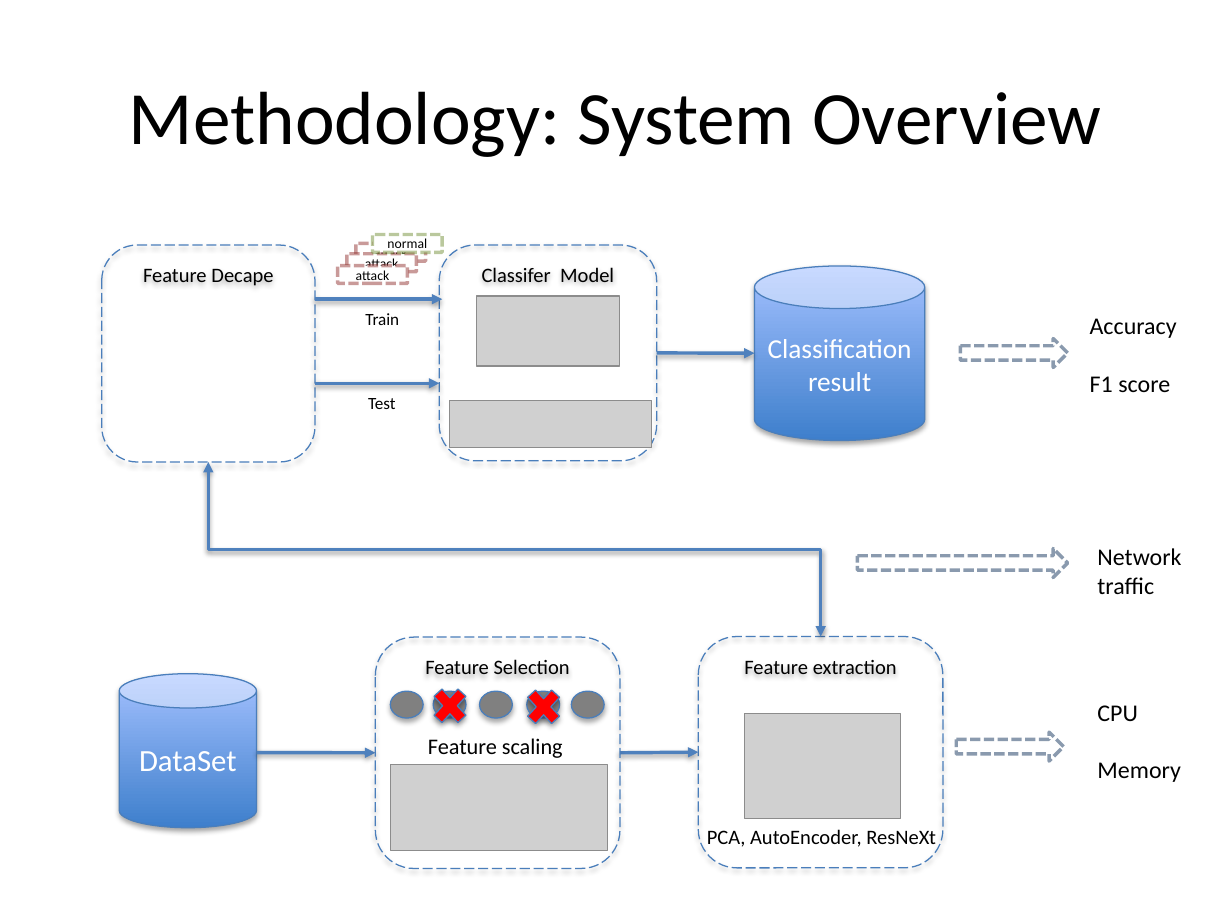
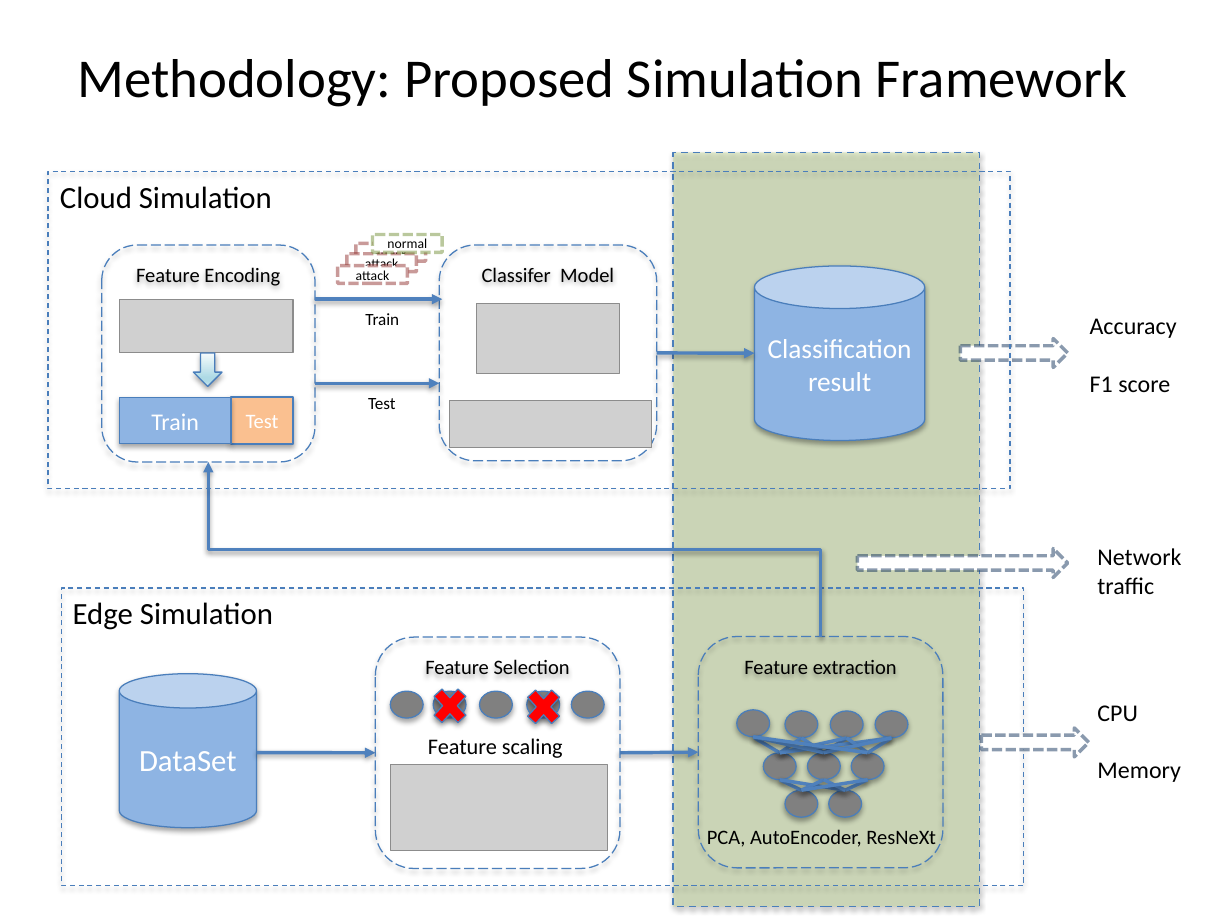
Before and after one commit to YMa10-ACS/Edge-IDS-Framework, a slide deck: slide 6 of Presentation/IoMT_IDS_Presentation.pptx. Drawn at 1232x924 pixels with LibreOffice and Linux fonts; fonts in the diff are those of the drawing; grey boxes stand for pictures. Boxes give left, top, right and bottom in pixels: in the first picture for what was removed or moved away, otherwise in the second. Text is boxed around its words. In the diff, an @@ line names an element or a change of style, - is before the commit and + after.

```diff
--- a/Presentation/IoMT_IDS_Presentation.pptx
+++ b/Presentation/IoMT_IDS_Presentation.pptx
@@ title at (77,59,1128,107): text changed; size 44 to 32 pt @@
-Methodology: System Overview
+Methodology: Proposed Simulation Framework
@@ rectangle added at (48,171,1010,489), outline #4B7EBC 0.75 pt dashed @@
@@ rectangle added at (673,153,979,907), fill #C3D69B at 50% opacity, outline #4B7EBC 1 pt dashed @@
@@ text added at (60,186,272,209), 18 pt, text #000000 @@
+Cloud Simulation
@@ text in rounded rectangle at (136,267,280,286): text changed @@
-Feature Decape
+Feature Encoding
@@ cylinder "Classification result" at (754,266,924,441): fill gradient #3F80CE to #A4C4FF to #8EB4E3 @@
@@ picture added at (120,299,293,354) @@
@@ picture: place and size @@
-picture at (477,296,620,366)
+picture at (477,303,620,373)
@@ down arrow added at (193,352,222,386), fill gradient #F6FBFC to #AEDAE5 to #C9E6EE, outline #4B7EBC 0.75 pt @@
@@ rectangle added at (120,397,232,444), fill #8EB4E3, outline #4B7EBC 0.75 pt, 14 pt, text #FFFFFF @@
+Train
@@ rounded rectangle added at (230,397,292,444), fill #FAC090, outline #4B7EBC 0.75 pt, 12 pt, text #FFFFFF @@
+Test
@@ elbow double arrow (821, 637) - (208, 462): elbow double arrow to elbow arrow @@
@@ rectangle added at (62,588,1024,886), outline #4B7EBC 0.75 pt dashed @@
@@ text added at (73,602,273,630), 18 pt, text #000000 @@
+Edge Simulation
@@ cylinder "DataSet" at (120,674,256,828): fill gradient #3F80CE to #A4C4FF to #8EB4E3 @@
@@ picture removed at (744,713,901,818) @@
@@ right arrow: place and size @@
-right arrow at (956,732,1063,760)
+right arrow at (982,728,1089,756)
@@ group added at (737,710,908,817): 17 lines, 9 ellipses @@
```
Also in this commit, not shown: 2 other slides changed, 1 slide added, 2 slides removed, 6 other files.
